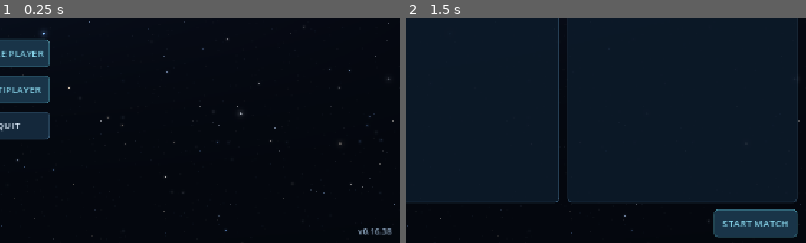
Above: before the commit, frames 1-2 (left to right).
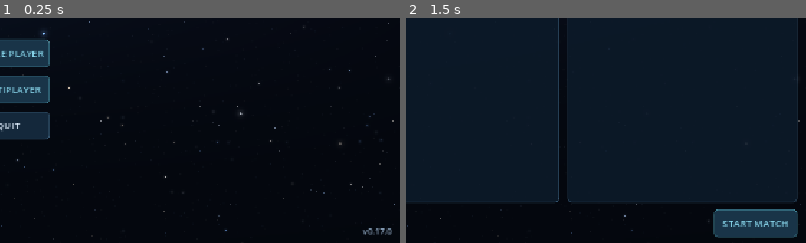
Above: after the commit, the same moments.

Repository: Allumnium/krangblade
Game: Godot game, scene res://scenes/main.tscn
Same seed, same stepped clock (60 frames per second), same inputs: the game is played once before the commit and once after it.
Inputs (mouse positions are % of the whole screen's width and height, from its top left):
- Up to frame 1 (0.25 s): no input
- Up to frame 2 (1.5 s): click "SINGLE PLAYER" at 0.5 s; click (84, 27) at 1.27 s; type "12" at 1.35 s
The pictures show only the part of the screen within x 49-99%, y 48-98%; the shares and areas given below are measured in that part.

The runs differ from the first frame. In frame 1, 0.1% of the frame differs, in the area x 89-98%, y 93-97%; in frame 2, nothing differs.

Commit message:
v0.17.0: Prototype authoritative empire policy cards

Diff:
--- a/project.godot
+++ b/project.godot
@@ -3,7 +3,7 @@
 
 [application]
 config/name="Warbound"
-config/version="0.16.38"
+config/version="0.17.0"
 run/main_scene="res://scenes/main.tscn"
 config/features=PackedStringArray("4.7", "GL Compatibility")
 config/description="A multiplayer territory-control RTS prototype."
--- a/scripts/economy_rules.gd
+++ b/scripts/economy_rules.gd
@@ -169,6 +169,9 @@
                 var id: int = int(state["next_id"])
                 state["next_id"] = id + 1
                 _finish(state, index, planets[index], {"id": id, "kind": kind, "population_allocated": CREW_COSTS[kind]})
+    state["policies"] = {}
+    for player in ordered:
+        state["policies"][player] = {}
     update_exploration(state)
     return state
 
@@ -2665,3 +2668,88 @@
             _navigate(ship, station, SHIP_SPEED * dt)
     _sync_operations(state)
     update_exploration(state)
+
+# Policy card identity is the pair (empire, definition ID); slots never duplicate cards.
+const POLICY_SLOTS = ["offense", "defense", "economy", "technology", "wildcard"]
+const POLICY_CARDS = {
+    "invasion": {"slot": "offense", "name": "Invasion", "warmup": 20.0, "military": true, "target": "hostile"},
+    "guard": {"slot": "defense", "name": "Guard", "warmup": 0.0, "military": true, "target": "friendly"},
+    "expansion": {"slot": "economy", "name": "Expansion", "warmup": 0.0},
+    "military_research": {"slot": "technology", "name": "Military research", "warmup": 0.0}
+}
+
+static func policy_eligible(state: Dictionary, player: int, slot: String, card: String) -> bool:
+    if not state.get("policies", {}).has(player) or not POLICY_SLOTS.has(slot):
+        return false
+    if slot == "wildcard" and not state.get("unlocks", {}).get(player, {}).get("communications", false):
+        return false
+    if card.is_empty():
+        return true
+    var definition: Dictionary = POLICY_CARDS.get(card, {})
+    if definition.is_empty() or (slot != "wildcard" and definition["slot"] != slot):
+        return false
+    var equipped: Dictionary = state["policies"][player]
+    for other in equipped:
+        if other != slot and equipped[other]["card"] == card:
+            return false
+    return true
+
+static func equip_policy(state: Dictionary, player: int, slot: String, card: String) -> bool:
+    if not policy_eligible(state, player, slot, card):
+        return false
+    var equipped: Dictionary = state["policies"][player]
+    if equipped.get(slot, {}).get("card", "") == card:
+        return false
+    if card.is_empty():
+        equipped.erase(slot)
+    else:
+        equipped[slot] = {"card": card, "ready_at": float(state["elapsed"]) + float(POLICY_CARDS[card]["warmup"]), "targets": [], "weight": 100}
+    return true
+
+static func policy_active(state: Dictionary, entry: Dictionary) -> bool:
+    return not entry.is_empty() and float(state["elapsed"]) >= float(entry["ready_at"])
+
+static func policy_target_valid(state: Dictionary, player: int, card: String, node: int) -> bool:
+    if not discovered(state, player, "planets", node):
+        return false
+    var owner: int = int(state["planets"][node]["owner"])
+    var friendly: bool = owner != 0 and state["teams"].get(owner, -1) == state["teams"].get(player, 0)
+    match POLICY_CARDS.get(card, {}).get("target", ""):
+        "hostile": return owner != 0 and not friendly
+        "friendly": return friendly
+    return false
+
+static func set_policy_target(state: Dictionary, player: int, slot: String, node: int, enabled: bool) -> bool:
+    var entry: Dictionary = state.get("policies", {}).get(player, {}).get(slot, {})
+    if entry.is_empty() or (enabled and not policy_target_valid(state, player, entry["card"], node)):
+        return false
+    var targets: Array = entry["targets"]
+    if enabled and not targets.has(node):
+        targets.append(node)
+        return true
+    if not enabled and targets.has(node):
+        targets.erase(node)
+        return true
+    return false
+
+static func set_policy_weight(state: Dictionary, player: int, slot: String, percent: int) -> bool:
+    var equipped: Dictionary = state.get("policies", {}).get(player, {})
+    if not equipped.has(slot) or not POLICY_CARDS[equipped[slot]["card"]].get("military", false) or percent < 0 or percent > 100:
+        return false
+    var weights: Dictionary = {}
+    for key in POLICY_SLOTS:
+        if equipped.has(key) and POLICY_CARDS[equipped[key]["card"]].get("military", false):
+            weights[POLICY_SLOTS.find(key)] = int(equipped[key]["weight"])
+    var index: int = POLICY_SLOTS.find(slot)
+    if weights.size() == 1:
+        equipped[slot]["weight"] = 100
+        return true
+    var fallback: int = index
+    for key in weights:
+        if key != index:
+            fallback = key
+            break
+    weights = change_military_weights(weights, fallback, index, percent)
+    for key in weights:
+        equipped[POLICY_SLOTS[key]]["weight"] = weights[key]
+    return true
--- a/scripts/game_session.gd
+++ b/scripts/game_session.gd
@@ -736,3 +736,54 @@
     owners_changed.emit()
     economy_changed.emit()
     _rpc_snapshot_ack.rpc_id(1, update_round, revision)
+
+func request_policy(slot: String, card: String) -> void:
+    if phase != "match":
+        return
+    if is_solo or multiplayer.is_server():
+        _policy_for(1, slot, card)
+    else:
+        _rpc_policy.rpc_id(1, slot, card)
+
+@rpc("any_peer", "call_remote", "reliable")
+func _rpc_policy(slot: String, card: String) -> void:
+    if multiplayer.is_server():
+        _policy_for(multiplayer.get_remote_sender_id(), slot, card)
+
+func _policy_for(id: int, slot: String, card: String) -> void:
+    if _active_player(id) and ECONOMY.equip_policy(economy, id, slot, card):
+        _publish_economy()
+
+func request_policy_target(slot: String, node: int, enabled: bool) -> void:
+    if phase != "match":
+        return
+    if is_solo or multiplayer.is_server():
+        _policy_target_for(1, slot, node, enabled)
+    else:
+        _rpc_policy_target.rpc_id(1, slot, node, enabled)
+
+@rpc("any_peer", "call_remote", "reliable")
+func _rpc_policy_target(slot: String, node: int, enabled: bool) -> void:
+    if multiplayer.is_server():
+        _policy_target_for(multiplayer.get_remote_sender_id(), slot, node, enabled)
+
+func _policy_target_for(id: int, slot: String, node: int, enabled: bool) -> void:
+    if _active_player(id) and ECONOMY.set_policy_target(economy, id, slot, node, enabled):
+        _publish_economy()
+
+func request_policy_weight(slot: String, percent: int) -> void:
+    if phase != "match":
+        return
+    if is_solo or multiplayer.is_server():
+        _policy_weight_for(1, slot, percent)
+    else:
+        _rpc_policy_weight.rpc_id(1, slot, percent)
+
+@rpc("any_peer", "call_remote", "reliable")
+func _rpc_policy_weight(slot: String, percent: int) -> void:
+    if multiplayer.is_server():
+        _policy_weight_for(multiplayer.get_remote_sender_id(), slot, percent)
+
+func _policy_weight_for(id: int, slot: String, percent: int) -> void:
+    if _active_player(id) and ECONOMY.set_policy_weight(economy, id, slot, percent):
+        _publish_economy()
--- a/tests/economy_rules_test.gd
+++ b/tests/economy_rules_test.gd
@@ -24,6 +24,7 @@
     assert(int(p["maintain"]["ship"]) == 7 and int(p["maintain"]["miner"]) == 9)
 
 func _initialize() -> void:
+    _test_policy_cards()
     assert(is_equal_approx(ECON.habitation_capacity({"size_factor": 1.0}), 5000000.0))
     assert(is_equal_approx(ECON.habitation_capacity({"size_factor": 1.5, "habitation_level": 1}), 15000000.0))
     var bounds: Dictionary = ECON.create(MAP.generate(827, 1), {1: {"team": 1}}, [1])
@@ -1434,3 +1435,24 @@
     assert(ECON.operational_shipyards(staffed_home) == 3)
     print("PASS: neutral mining delivery and population-gated shipyards")
     quit(0)
+
+func _test_policy_cards() -> void:
+    var state: Dictionary = ECON.create(MAP.generate(827, 2), {1: {"team": 1}, 2: {"team": 2}}, [1, 2], false)
+    assert(not ECON.equip_policy(state, 99, "offense", "invasion"))
+    assert(not ECON.equip_policy(state, 1, "wildcard", "invasion"))
+    assert(not ECON.equip_policy(state, 1, "defense", "invasion"))
+    assert(ECON.equip_policy(state, 1, "offense", "invasion"))
+    var entry: Dictionary = state["policies"][1]["offense"]
+    assert(not ECON.policy_active(state, entry))
+    assert(not ECON.set_policy_target(state, 1, "offense", 0, true))
+    assert(ECON.set_policy_target(state, 1, "offense", 1, true))
+    state["elapsed"] = 20.0
+    assert(ECON.policy_active(state, entry))
+    assert(ECON.equip_policy(state, 1, "defense", "guard"))
+    assert(ECON.set_policy_weight(state, 1, "offense", 70))
+    assert(state["policies"][1]["defense"]["weight"] == 30)
+    assert(ECON.equip_policy(state, 1, "offense", ""))
+    assert(ECON.equip_policy(state, 1, "offense", "invasion"))
+    assert(state["policies"][1]["offense"]["targets"].is_empty())
+    assert(not ECON.policy_active(state, state["policies"][1]["offense"]))
+    print("PASS: policy eligibility, warmup, target restrictions and replacement")
--- a/tests/network_smoke.gd
+++ b/tests/network_smoke.gd
@@ -234,6 +234,9 @@
 
 func _send_commands() -> void:
     commands_sent = true
+    session.call("request_policy", "defense", "guard")
+    session.call("request_policy_target", "defense", home_index, true)
+    session.call("request_policy", "wildcard", "guard")
     session.call("request_thresholds", home_index, "Metals", 15.0, 65.0)
     # Invalid and unauthorized threshold requests must not win.
     session.call("request_thresholds", home_index, "Metals", 99.0, 101.0)
@@ -351,7 +354,9 @@
             # Commands complete at different times on different systems. Record
             # each replicated condition when observed, rather than requiring
             # every transient queue state to coexist in one snapshot.
+            var equipped: Dictionary = state.get("policies", {}).get(owner, {})
             var checks: Dictionary = {
+                "policy": equipped.get("defense", {}).get("card", "") == "guard" and equipped.get("defense", {}).get("targets", []).has(state["planets"].find(system)) and not equipped.has("wildcard"),
                 "0": defense_ok,
                 "1": correct_upgrade_costs,
                 "2": priced_slots.get(2, {}) == ECON._cost("yard", 2),
Not shown, changed: THOUGHTS.md
Not shown, changed: TODO.md
